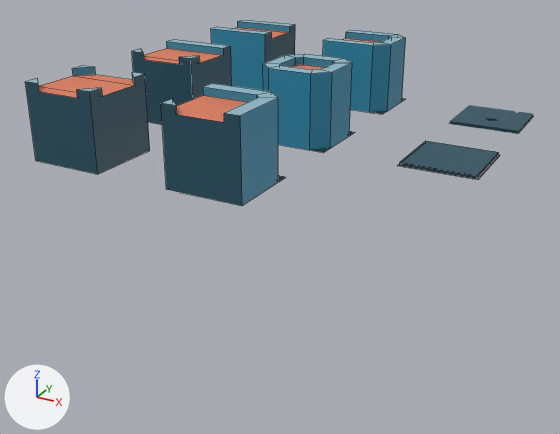
A saved change to the Blender file Assets/Example/Models/tiles_dungeon.blend.
Both versions are drawn from a 50 mm lens placed at (4.56, -9.04, 3.24), pointed at (-0.19, -0.4, -1.08). The lights are fixed; the arrows at lower left show +X, +Y and +Z. Mesh edges are drawn as thin lines on the coarser meshes.

Names of what the first picture shows: 'tile_01', 'tile_02', 'tile_03', 'tile_04', 'tile_05', 'tile_06', 'tile_floor_01', 'tile_floor_02'.
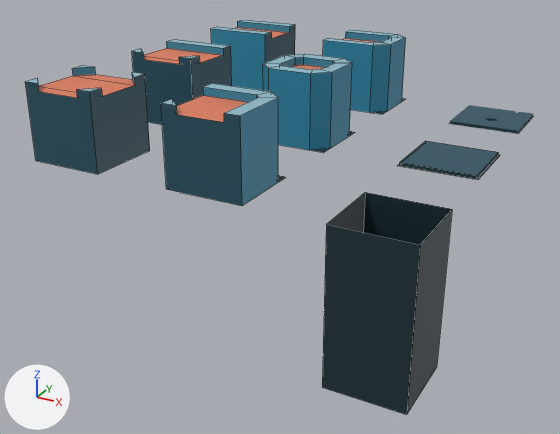
Pixel boxes [x1, y1, x2, y2] of what changed, in the pictures (560 x 434 px):
'tile_floor_03', added (cyan)
    after: [322, 192, 452, 415]

The edits, one by one:
Mesh me_plane_002 is new.
It has 8 vertices, 5 faces and spans x -0.5..0.5, y -2.0..0.0, z -0.5..0.5.
It uses material mat_tiles_colors_png (picture img_tiles_colors_png).
Object 'tile_floor_03' (ob_tile_floor_03) is new; it shows me_plane_002.
Its location is (2.0, -2.0, 0.0).
Its rotation in degrees is (90, 0, 0).
